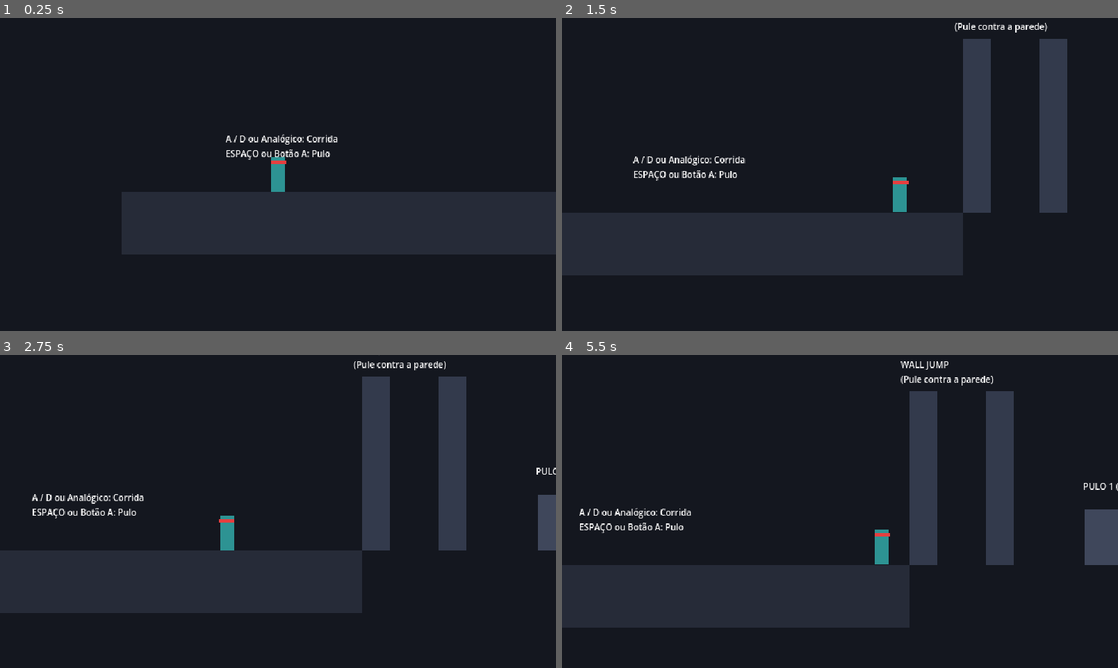
Above: before the commit, frames 1-4 (two rows, left to right).
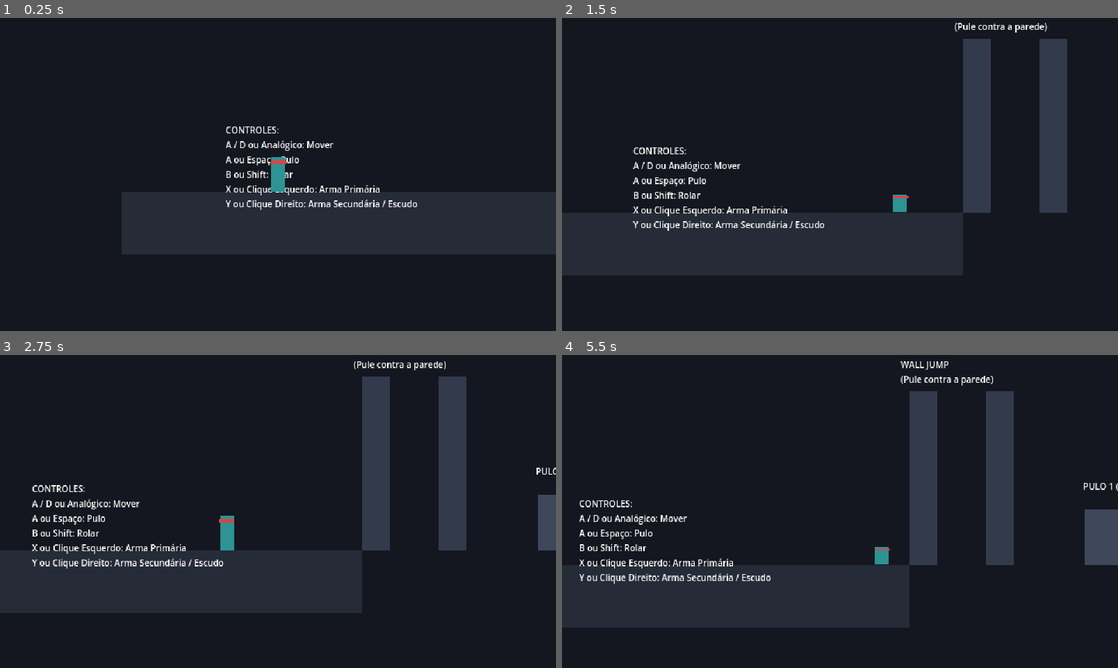
Above: after the commit, the same moments.

Repository: Theadrill/Godot-Roguelike-Prototype
Game: Godot game, scene res://src/world/movement_gym.tscn
Two runs of this game, one before a commit and one after it. Both use one fixed random seed, a clock stepped at 60 frames per second and the inputs below.
Inputs (mouse positions are in pixels of both pictures, inside the frame that each line leads up to):
- Up to frame 1 (0.25 s): no input
- Up to frame 2 (1.5 s): tap Enter at 0.5 s; move the mouse to (962, 158) at 0.52 s; hold D (move_right) from 0.53 s (still down); click (962, 158) at 0.6 s; tap Space (jump) at 0.77 s; tap Shift (roll) at 0.8, 1.35 s; move the mouse to (728, 190) at 1.27 s; click (728, 190) at 1.42 s
- Up to frame 3 (2.75 s): tap Space (jump) at 1.52 s; right-click (166, 527) at 1.55 s; move the mouse to (333, 442) at 2.02 s; release D (move_right) at 2.03 s; hold A (move_left) from 2.03 s (still down); right-click (333, 442) at 2.1 s; click (333, 442) at 2.3 s
- Up to frame 4 (5.5 s): move the mouse to (812, 574) at 2.77 s; release A (move_left) at 2.78 s; hold D (move_right) 2.78-4.28 s; click (812, 574) at 2.85 s; tap Space (jump) at 3.02, 3.77, 4.52 s; tap Shift (roll) at 3.05, 3.6, 5.3 s; move the mouse to (1006, 558) at 3.52 s; click (1006, 558) at 3.67 s; right-click (1006, 558) at 3.8 s; move the mouse to (673, 464) at 4.27 s; hold A (move_left) 4.28-5.03 s; right-click (673, 464) at 4.35 s; click (673, 464) at 4.55 s; move the mouse to (867, 511) at 5.02 s; hold D (move_right) from 5.03 s (still down); click (867, 511) at 5.1 s

The runs differ from the first frame. In frame 1, 1.6% of the frame differs, in the area x 40-75%, y 34-62%; in frame 2, 1.9%, in the area x 12-63%, y 41-68%; in frame 3, 1.8%; in frame 4, 1.9%.

Commit message:
fix(movement): implement ceiling-check on roll exit to prevent getting stuck and map A/B/X/Y controls

Diff:
--- a/src/core/input_setup.gd
+++ b/src/core/input_setup.gd
@@ -20,17 +20,25 @@
 		_create_joy_button_event(JOY_BUTTON_DPAD_DOWN),
 		_create_joy_motion_event(JOY_AXIS_LEFT_Y, 1.0)
 	])
+	# Botão A (Xbox) / X (PlayStation) / Espaço: PULO
 	_register_action("jump", [
 		_create_key_event(KEY_SPACE),
 		_create_joy_button_event(JOY_BUTTON_A)
 	])
+	# Botão B (Xbox) / Círculo (PlayStation) / Shift: ROLAR
 	_register_action("roll", [
 		_create_key_event(KEY_SHIFT),
 		_create_joy_button_event(JOY_BUTTON_B)
 	])
-	_register_action("attack", [
+	# Botão X (Xbox) / Quadrado (PlayStation) / Botão Esquerdo Mouse: ARMA PRIMÁRIA
+	_register_action("attack_primary", [
 		_create_mouse_button_event(MOUSE_BUTTON_LEFT),
 		_create_joy_button_event(JOY_BUTTON_X)
+	])
+	# Botão Y (Xbox) / Triângulo (PlayStation) / Botão Direito Mouse: ARMA SECUNDÁRIA / ESCUDO
+	_register_action("attack_secondary", [
+		_create_mouse_button_event(MOUSE_BUTTON_RIGHT),
+		_create_joy_button_event(JOY_BUTTON_Y)
 	])
 
 func _register_action(action_name: StringName, default_events: Array[InputEvent]) -> void:
--- a/src/entities/player/player.gd
+++ b/src/entities/player/player.gd
@@ -30,6 +30,7 @@
 @onready var state_machine: StateMachine = $StateMachine
 @onready var collision_shape: CollisionShape2D = $CollisionShape2D
 @onready var visual: Node2D = $Visual
+@onready var ceiling_check: RayCast2D = $CeilingCheck
 
 func _ready() -> void:
 	pass
--- a/src/entities/player/player.tscn
+++ b/src/entities/player/player.tscn
@@ -12,6 +12,7 @@
 [ext_resource type="Script" path="res://src/entities/player/states/roll_state.gd" id="10_roll"]
 
 [sub_resource type="RectangleShape2D" id="RectangleShape2D_1"]
+resource_local_to_scene = true
 size = Vector2(16, 40)
 
 [node name="Player" type="CharacterBody2D"]
@@ -24,6 +25,11 @@
 [node name="CollisionShape2D" type="CollisionShape2D" parent="."]
 position = Vector2(0, -20)
 shape = SubResource("RectangleShape2D_1")
+
+[node name="CeilingCheck" type="RayCast2D" parent="."]
+position = Vector2(0, -16)
+target_position = Vector2(0, -26)
+collision_mask = 1
 
 [node name="Visual" type="Node2D" parent="."]
 
--- a/src/entities/player/states/roll_state.gd
+++ b/src/entities/player/states/roll_state.gd
@@ -11,22 +11,14 @@
 	roll_direction = float(player.facing_direction)
 
 	# Shrink collision height to 20px so player passes under low ceilings (32px)
-	var rect := player.collision_shape.shape as RectangleShape2D
-	if rect:
-		rect.size = Vector2(16.0, 20.0)
-		player.collision_shape.position = Vector2(0.0, -10.0)
+	_set_crouched(true)
 
 	player.velocity.x = roll_direction * player.roll_speed
-	# Maintain vertical physics if rolling in air / ledge
 	if player.is_on_floor():
 		player.velocity.y = 0.0
 
 func exit() -> void:
-	# Restore normal 16x40 collision shape
-	var rect := player.collision_shape.shape as RectangleShape2D
-	if rect:
-		rect.size = Vector2(16.0, 40.0)
-		player.collision_shape.position = Vector2(0.0, -20.0)
+	_set_crouched(false)
 
 func physics_update(delta: float) -> void:
 	roll_timer -= delta
@@ -37,7 +29,15 @@
 
 	player.move_and_slide()
 
+	# When roll duration ends, check if we have headroom to stand up
 	if roll_timer <= 0.0:
+		# Force raycast update
+		player.ceiling_check.force_raycast_update()
+		if player.ceiling_check.is_colliding():
+			# Ceiling is still above our head! Continue rolling/crawling forward until clear
+			return
+
+		# Safe to stand up
 		if player.is_on_floor():
 			var dir := Input.get_axis("move_left", "move_right")
 			if abs(dir) > 0.1:
@@ -46,3 +46,17 @@
 				state_machine.transition_to("idle")
 		else:
 			state_machine.transition_to("fall")
+
+func _set_crouched(crouched: bool) -> void:
+	var rect := player.collision_shape.shape as RectangleShape2D
+	if not rect:
+		return
+
+	if crouched:
+		rect.size = Vector2(16.0, 20.0)
+		player.collision_shape.position = Vector2(0.0, -10.0)
+		player.visual.scale.y = 0.5
+	else:
+		rect.size = Vector2(16.0, 40.0)
+		player.collision_shape.position = Vector2(0.0, -20.0)
+		player.visual.scale.y = 1.0
--- a/src/world/movement_gym.tscn
+++ b/src/world/movement_gym.tscn
@@ -89,12 +89,16 @@
 
 [node name="Hint1" type="Label" parent="UI_Hints"]
 offset_left = 20.0
-offset_top = 220.0
-offset_right = 260.0
-offset_bottom = 260.0
+offset_top = 210.0
+offset_right = 320.0
+offset_bottom = 270.0
 theme_override_font_sizes/font_size = 10
-text = "A / D ou Analógico: Corrida
-ESPAÇO ou Botão A: Pulo"
+text = "CONTROLES:
+A / D ou Analógico: Mover
+A ou Espaço: Pulo
+B ou Shift: Rolar
+X ou Clique Esquerdo: Arma Primária
+Y ou Clique Direito: Arma Secundária / Escudo"
 
 [node name="Hint2" type="Label" parent="UI_Hints"]
 offset_left = 390.0
@@ -127,7 +131,7 @@
 offset_right = 1180.0
 offset_bottom = 190.0
 theme_override_font_sizes/font_size = 10
-text = "SHIFT ou Botão B: ROLAR
+text = "B ou Shift: ROLAR
 (Passa pelo vão de 32px)"
 
 [node name="Player" parent="." instance=ExtResource("1_player")]
